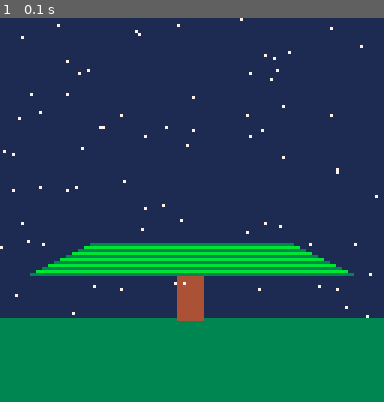
Above: before the commit, frame 1.
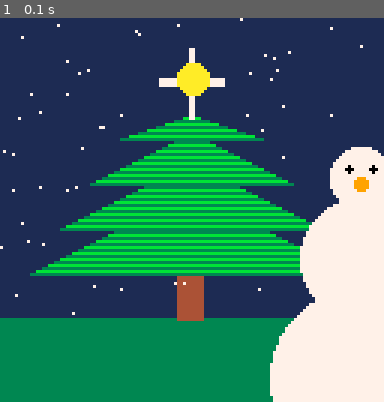
Above: after the commit, the same moment.

Repository: joeygibson/tcc2022
Game: PICO-8 cartridge day1.p8
Two runs of this game, one before a commit and one after it. Both use one fixed random seed, a clock stepped at 60 frames per second and the inputs below.
Inputs:
- Up to frame 1 (0.1 s): no input

The runs differ from the first frame. In frame 1, 27% of the frame differs, in the area x 15-100%, y 7-100%.

Commit message:
day 1, tree, snowman

Diff:
--- a/day1.p8
+++ b/day1.p8
@@ -35,10 +35,11 @@
 		pset(flake.x, flake.y, 7)
 	end
 
-	for i=0, 10 do
-		x1 = (tree_bottom_width/2) + (i * 2)
-		y1 = 100-trunk_height-i
-		x2 = 127-(tree_bottom_width/2) - (i * 2)
+	-- bottom section
+	for i=0, 15 do
+		x1 = (tree_bottom_width / 2) + (i * 2)
+		y1 = 100-trunk_height - i
+		x2 = 127-(tree_bottom_width / 2) - (i * 2)
 		y2 = 100-trunk_height - i
 		if i % 2 == 0 then
 			c = 3
@@ -47,6 +48,60 @@
 		end
 		line(x1, y1, x2, y2, c)
 	end
+
+	-- middle section
+	for i=0, 15 do
+		x1 = ((tree_bottom_width + 20) / 2) + (i * 2)
+		y1 = 100-trunk_height - i - 15
+		x2 = 127-((tree_bottom_width + 20) / 2) - (i * 2)
+		y2 = 100-trunk_height - i - 15
+		if i % 2 == 0 then
+			c = 3
+		else
+			c = 11
+		end
+		line(x1, y1, x2, y2, c)
+	end
+
+	-- middle section
+	for i=0, 15 do
+		x1 = ((tree_bottom_width + 40) / 2) + (i * 2)
+		y1 = 100-trunk_height - i - 30
+		x2 = 127-((tree_bottom_width + 40) / 2) - (i * 2)
+		y2 = 100-trunk_height - i - 30
+		if i % 2 == 0 then
+			c = 3
+		else
+			c = 11
+		end
+		line(x1, y1, x2, y2, c)
+	end
+
+	-- top section
+	for i=0, 7 do
+		x1 = ((tree_bottom_width + 60) / 2) + (i * 3)
+		y1 = 100-trunk_height - i - 45
+		x2 = 127-((tree_bottom_width + 60) / 2) - (i * 3)
+		y2 = 100-trunk_height - i - 45
+		if i % 2 == 0 then
+			c = 3
+		else
+			c = 11
+		end
+		line(x1, y1, x2, y2, c)
+	end
+
+	-- star
+	rect(63, 10, 64, 33, 7)
+	rectfill(63-10, 20, 63+11, 22, 7)
+	circfill(64, 20, 5, 10)
+
+	circfill(120, 120, 30, 7)
+	circfill(120, 80, 20, 7)
+	circfill(120, 53, 10, 7)
+	circfill(116, 50, 1, 0)
+	circfill(124, 50, 1, 0)
+	circfill(120, 55, 2, 9)
 end
 __gfx__
 00000000000000000000000000000000000000000000000000000000000000000000000000000000000000000000000000000000000000000000000000000000
